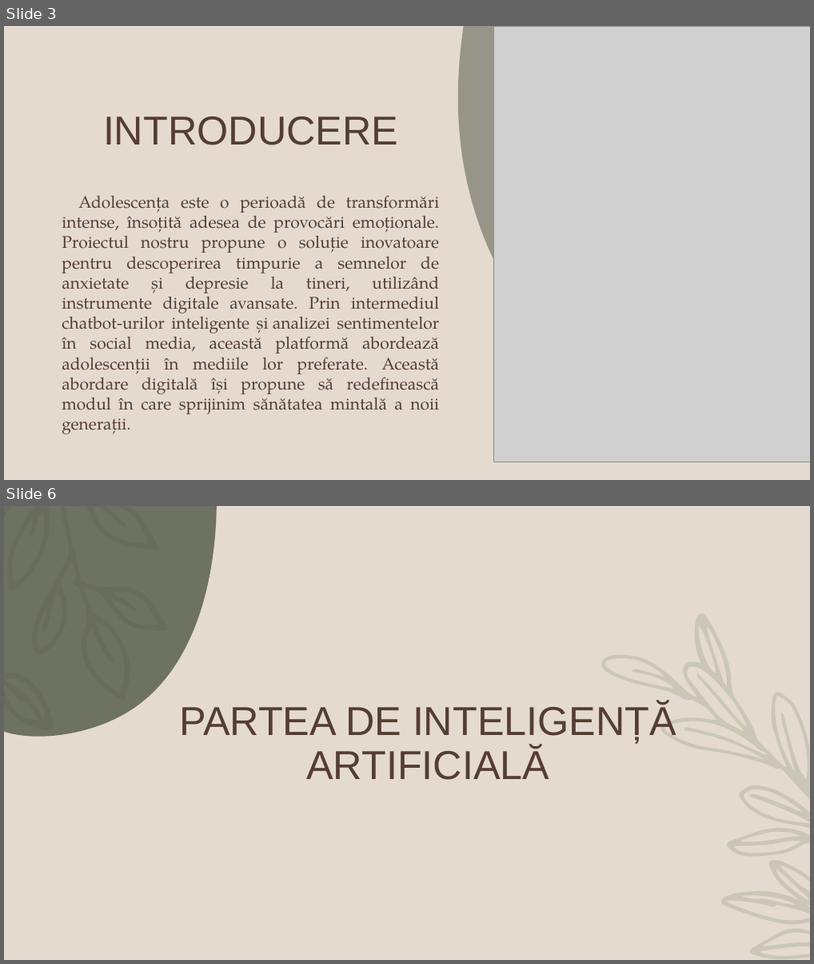
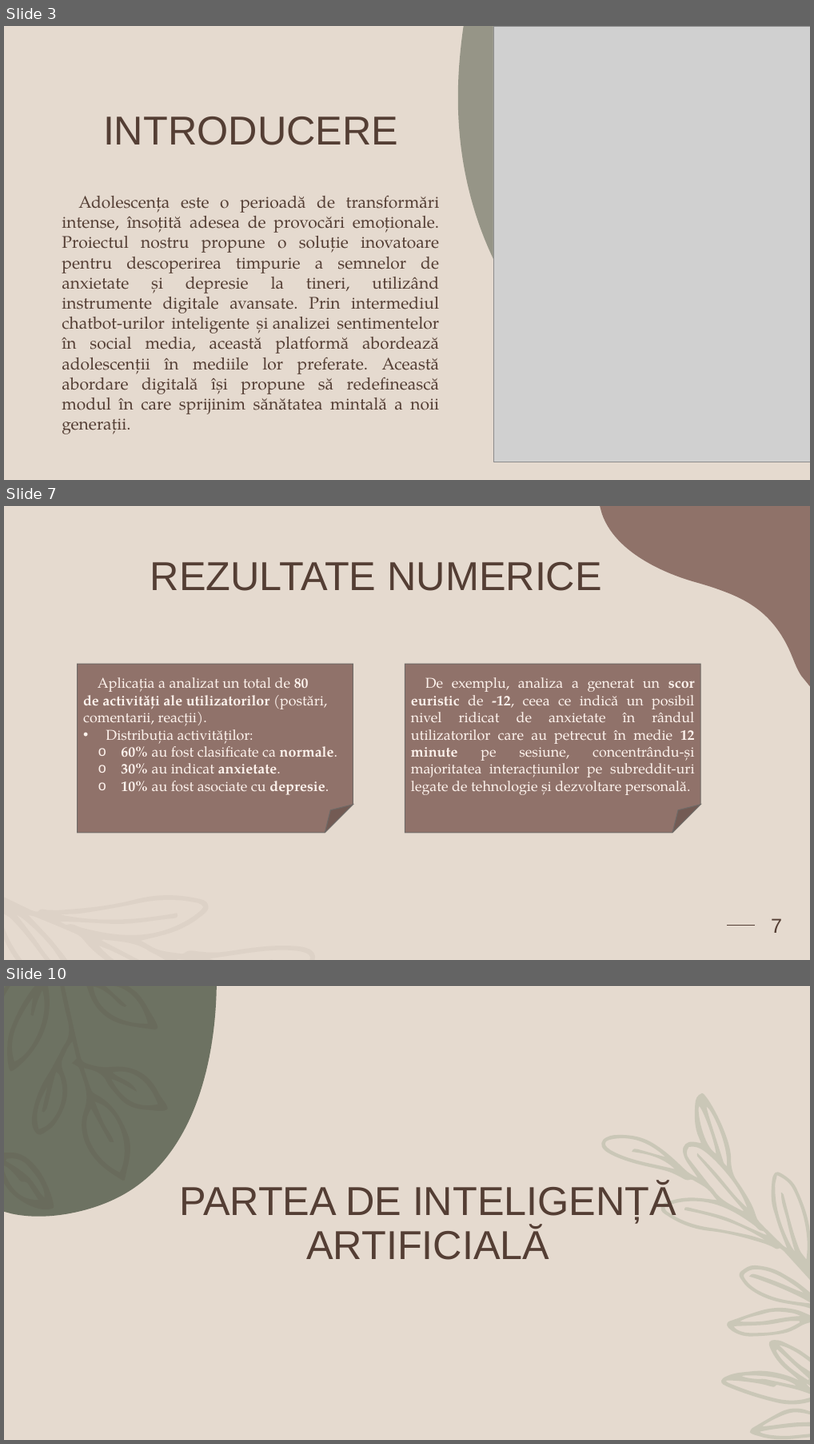
Before and after one commit to Alexandra7a/FuzzyMinds, a slide deck: docs/Teen Mental Health Presentation.pptx. Shown one above the other, each under a label of ours: slides 3 and 6 before the commit, slides 3, 7 and 10 after it; the slides between them are not shown. The pictures are 814x964 and 814x1444 pixels, drawn with LibreOffice and Linux fonts; fonts in the diff are those of the drawing; grey boxes stand for pictures; background and template pictures are left out. Boxes give left, top, right and bottom in pixels: in the first picture for what was removed or moved away, otherwise in the second. Text is boxed around its words. In the diff, an @@ line names an element or a change of style, - is before the commit and + after.

```diff
--- a/docs/Teen Mental Health Presentation.pptx
+++ b/docs/Teen Mental Health Presentation.pptx
@@ slide 7 added at bbox=[4, 506, 810, 960], background #E5DACF @@
@@ freeform shape added at bbox=[601, 506, 810, 686], fill #562D26 at 60% opacity @@
@@ title added at bbox=[150, 562, 602, 591], 48 pt, text #543E34 @@
+REZULTATE NUMERICE
@@ folded corner added at bbox=[77, 664, 353, 832], fill #90726A, outline #6F6B68 1 pt, 17 pt, text #FEF3ED @@
+Aplicația a analizat un total de 80
+de activități ale utilizatorilor (postări, comentarii, reacții).
+• Distribuția activităților:
+  o 60% au fost clasificate ca normale.
+  o 30% au indicat anxietate.
+  o 10% au fost asociate cu depresie.
@@ folded corner added at bbox=[405, 664, 701, 832], fill #90726A, outline #6F6B68 1 pt, 17 pt, text #FEF3ED @@
+De exemplu, analiza a generat un scor euristic de -12, ceea ce indică un posibil nivel ridicat de anxietate în rândul utilizatorilor care au petrecut în medie 12 minute pe sesiune, concentrându-și majoritatea interacțiunilor pe subreddit-uri legate de tehnologie și dezvoltare personală.
@@ freeform shape added at bbox=[4, 895, 315, 960], fill #543E34 at 5% opacity @@
@@ line added from (727, 924) to (755, 924), #543E34 1.25 pt @@
@@ page number added at bbox=[771, 918, 782, 932], 24 pt, text #543E34 @@
+7
@@ what was slide 6 is now slide 10 @@
```
Also in this commit, not shown: 5 slides changed, 11 other slides added, 2 slides removed, 1 other file.
